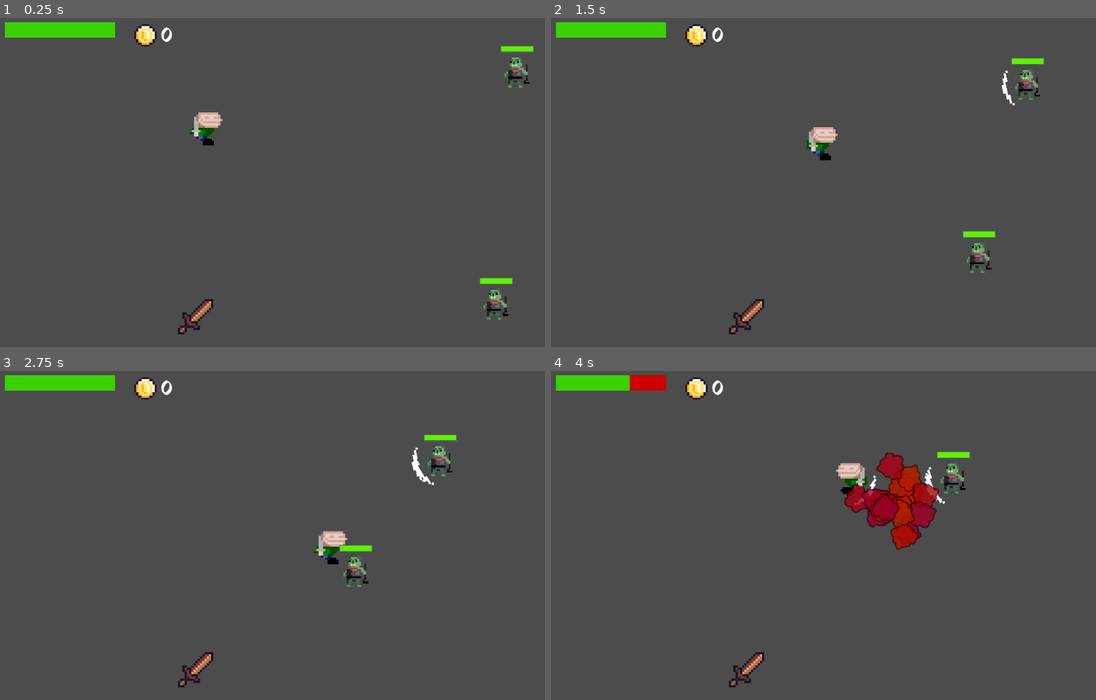
Above: before the commit, frames 1-4 (two rows, left to right).
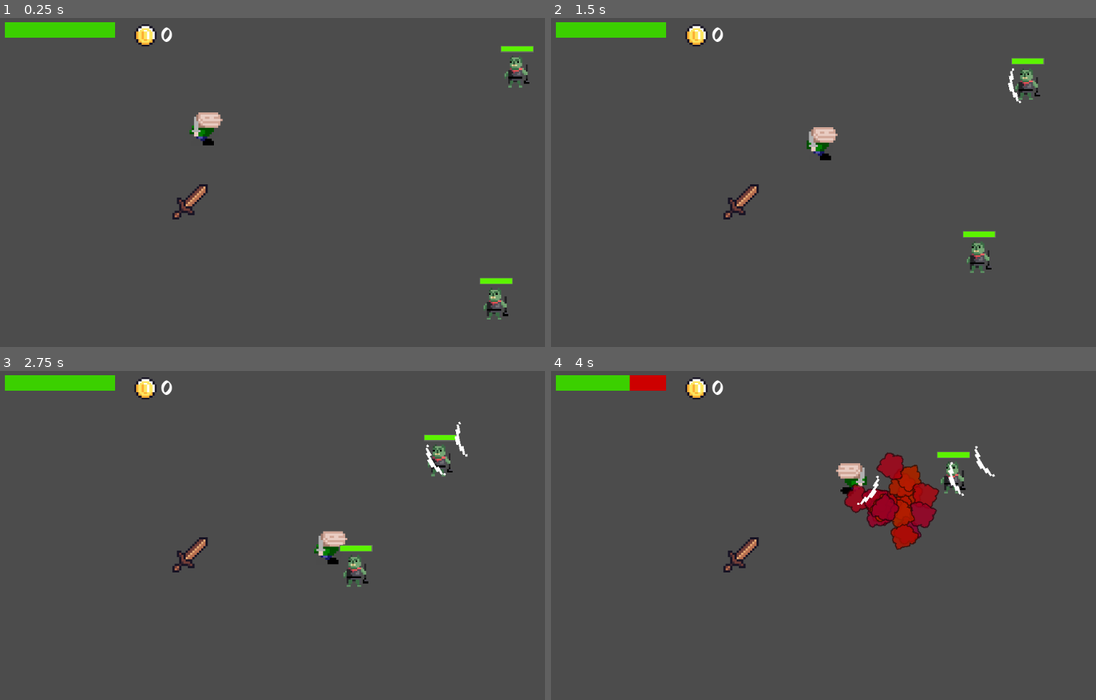
Above: after the commit, the same moments.

Repository: Alexander-Hjelm/journey-through-the-mines
Game: Godot game, scene res://Scenes/MainScene.tscn
Two runs of this game, one before a commit and one after it. Both use one fixed random seed, a clock stepped at 60 frames per second and the inputs below. Before the commit the project has no main scene; this scene is started directly in both runs.
Inputs (mouse positions are in pixels of both pictures, inside the frame that each line leads up to):
- Up to frame 1 (0.25 s): no input
- Up to frame 2 (1.5 s): move the mouse to (954, 166) at 0.52 s; press the mouse at (954, 166) at 0.53 s; hold Right (ui_right) 0.53-1.28 s; move the mouse to (719, 198) at 1.27 s; release the mouse at (719, 198) at 1.28 s; hold Down (ui_down) from 1.28 s (still down); click (719, 198) at 1.35 s
- Up to frame 3 (2.75 s): move the mouse to (337, 463) at 2.02 s; release Down (ui_down) at 2.03 s; press the mouse at (337, 463) at 2.03 s; hold Right (ui_right) from 2.03 s (still down)
- Up to frame 4 (4 s): move the mouse to (807, 601) at 2.77 s; release Right (ui_right) at 2.78 s; release the mouse at (807, 601) at 2.78 s; hold Up (ui_up) 2.78-3.53 s; click (807, 601) at 2.85 s; move the mouse to (1003, 584) at 3.52 s; press the mouse at (1003, 584) at 3.53 s; hold Left (ui_left) from 3.53 s (still down)

The runs differ from the first frame. In frame 1, 0.6% of the frame differs, in the area x 31-40%, y 50-97%; in frame 2, 0.7%; in frame 3, 0.8%; in frame 4, 0.9%, in the area x 31-82%, y 22-97%.

Commit message:
Setup ranged enemy

Diff:
--- a/Scenes/Items/itemContainer.gd
+++ b/Scenes/Items/itemContainer.gd
@@ -53,6 +53,5 @@
 func buy():
 	if Global.player_gold >= cost:
 		Global.player_gold -= cost
-		print(Global.player)
 		_equip_item_to_actor(Global.player)
 		queue_free()
--- a/Scenes/MainScene.tscn
+++ b/Scenes/MainScene.tscn
@@ -35,8 +35,9 @@
 [node name="Control" parent="CanvasLayer" instance=ExtResource( 4 )]
 
 [node name="ItemContainer" parent="." instance=ExtResource( 5 )]
-position = Vector2( -2.19149, 84.9327 )
+position = Vector2( -4.65035, 32.6821 )
 damage = 2.0
+defense_modifier = 0.5
 speed = 20.0
 icon = SubResource( 1 )
 projectile = ExtResource( 7 )
--- /dev/null
+++ b/Scenes/Monsters/DeathParticles.tscn
@@ -0,0 +1,43 @@
+[gd_scene load_steps=7 format=2]
+
+[ext_resource path="res://GFX/Placeholder/FX/BigExploBlobs00000.png" type="Texture" id=1]
+
+[sub_resource type="Gradient" id=5]
+colors = PoolColorArray( 0.699219, 0, 0, 1, 0.686275, 0.133333, 0.133333, 0 )
+
+[sub_resource type="GradientTexture" id=6]
+gradient = SubResource( 5 )
+
+[sub_resource type="Curve" id=7]
+_data = [ Vector2( 0, 0.4758 ), 0.0, 0.0, 0, 0, Vector2( 0.286654, 1 ), -0.453054, -0.453054, 0, 0, Vector2( 1, 0 ), 0.0, 0.0, 0, 0 ]
+
+[sub_resource type="CurveTexture" id=8]
+curve = SubResource( 7 )
+
+[sub_resource type="ParticlesMaterial" id=9]
+emission_shape = 1
+emission_sphere_radius = 1.0
+flag_disable_z = true
+spread = 180.0
+gravity = Vector3( 0, 0, 0 )
+initial_velocity = 100.0
+initial_velocity_random = 1.0
+orbit_velocity = 0.0
+orbit_velocity_random = 0.0
+damping = 40.0
+angle = 360.0
+angle_random = 1.0
+scale = 0.3
+scale_random = 0.01
+scale_curve = SubResource( 8 )
+color_ramp = SubResource( 6 )
+hue_variation = 0.08
+hue_variation_random = 1.0
+
+[node name="DeathParticles" type="Particles2D"]
+emitting = false
+amount = 20
+one_shot = true
+explosiveness = 1.0
+process_material = SubResource( 9 )
+texture = ExtResource( 1 )
--- /dev/null
+++ b/Scenes/Monsters/EnemyAnim.tscn
@@ -0,0 +1,177 @@
+[gd_scene load_steps=9 format=2]
+
+[ext_resource path="res://GFX/Placeholder/FX/BigExploBlobs00000.png" type="Texture" id=1]
+
+[sub_resource type="Animation" id=10]
+resource_name = "death"
+tracks/0/type = "value"
+tracks/0/path = NodePath("anim/DeathParticles:amount")
+tracks/0/interp = 1
+tracks/0/loop_wrap = true
+tracks/0/imported = false
+tracks/0/enabled = true
+tracks/0/keys = {
+"times": PoolRealArray( 0 ),
+"transitions": PoolRealArray( 1 ),
+"update": 1,
+"values": [ 20 ]
+}
+tracks/1/type = "value"
+tracks/1/path = NodePath("anim/DeathParticles:emitting")
+tracks/1/interp = 1
+tracks/1/loop_wrap = true
+tracks/1/imported = false
+tracks/1/enabled = true
+tracks/1/keys = {
+"times": PoolRealArray( 0 ),
+"transitions": PoolRealArray( 1 ),
+"update": 1,
+"values": [ true ]
+}
+tracks/2/type = "value"
+tracks/2/path = NodePath("anim/DeathParticles:process_material:scale")
+tracks/2/interp = 1
+tracks/2/loop_wrap = true
+tracks/2/imported = false
+tracks/2/enabled = true
+tracks/2/keys = {
+"times": PoolRealArray( 0 ),
+"transitions": PoolRealArray( 1 ),
+"update": 0,
+"values": [ 0.3 ]
+}
+tracks/3/type = "method"
+tracks/3/path = NodePath(".")
+tracks/3/interp = 1
+tracks/3/loop_wrap = true
+tracks/3/imported = false
+tracks/3/enabled = true
+tracks/3/keys = {
+"times": PoolRealArray( 1 ),
+"transitions": PoolRealArray( 1 ),
+"values": [ {
+"args": [  ],
+"method": "queue_free"
+} ]
+}
+tracks/4/type = "value"
+tracks/4/path = NodePath("AnimatedSprite:visible")
+tracks/4/interp = 1
+tracks/4/loop_wrap = true
+tracks/4/imported = false
+tracks/4/enabled = true
+tracks/4/keys = {
+"times": PoolRealArray( 0 ),
+"transitions": PoolRealArray( 1 ),
+"update": 1,
+"values": [ false ]
+}
+tracks/5/type = "value"
+tracks/5/path = NodePath("Control:visible")
+tracks/5/interp = 1
+tracks/5/loop_wrap = true
+tracks/5/imported = false
+tracks/5/enabled = true
+tracks/5/keys = {
+"times": PoolRealArray( 0 ),
+"transitions": PoolRealArray( 1 ),
+"update": 1,
+"values": [ false ]
+}
+
+[sub_resource type="Animation" id=11]
+resource_name = "hit"
+tracks/0/type = "value"
+tracks/0/path = NodePath("anim/DeathParticles:emitting")
+tracks/0/interp = 1
+tracks/0/loop_wrap = true
+tracks/0/imported = false
+tracks/0/enabled = true
+tracks/0/keys = {
+"times": PoolRealArray( 0 ),
+"transitions": PoolRealArray( 1 ),
+"update": 1,
+"values": [ true ]
+}
+tracks/1/type = "method"
+tracks/1/path = NodePath("MonsterSFX")
+tracks/1/interp = 1
+tracks/1/loop_wrap = true
+tracks/1/imported = false
+tracks/1/enabled = true
+tracks/1/keys = {
+"times": PoolRealArray( 0 ),
+"transitions": PoolRealArray( 1 ),
+"values": [ {
+"args": [  ],
+"method": "_play_random_sfx"
+} ]
+}
+tracks/2/type = "value"
+tracks/2/path = NodePath("anim/DeathParticles:amount")
+tracks/2/interp = 1
+tracks/2/loop_wrap = true
+tracks/2/imported = false
+tracks/2/enabled = true
+tracks/2/keys = {
+"times": PoolRealArray( 0 ),
+"transitions": PoolRealArray( 1 ),
+"update": 1,
+"values": [ 8 ]
+}
+tracks/3/type = "value"
+tracks/3/path = NodePath("anim/DeathParticles:process_material:scale")
+tracks/3/interp = 1
+tracks/3/loop_wrap = true
+tracks/3/imported = false
+tracks/3/enabled = true
+tracks/3/keys = {
+"times": PoolRealArray( 0 ),
+"transitions": PoolRealArray( 1 ),
+"update": 0,
+"values": [ 0.2 ]
+}
+
+[sub_resource type="Gradient" id=5]
+colors = PoolColorArray( 0.699219, 0, 0, 1, 0.686275, 0.133333, 0.133333, 0 )
+
+[sub_resource type="GradientTexture" id=6]
+gradient = SubResource( 5 )
+
+[sub_resource type="Curve" id=7]
+_data = [ Vector2( 0, 0.4758 ), 0.0, 0.0, 0, 0, Vector2( 0.286654, 1 ), -0.453054, -0.453054, 0, 0, Vector2( 1, 0 ), 0.0, 0.0, 0, 0 ]
+
+[sub_resource type="CurveTexture" id=8]
+curve = SubResource( 7 )
+
+[sub_resource type="ParticlesMaterial" id=9]
+emission_shape = 1
+emission_sphere_radius = 1.0
+flag_disable_z = true
+spread = 180.0
+gravity = Vector3( 0, 0, 0 )
+initial_velocity = 100.0
+initial_velocity_random = 1.0
+orbit_velocity = 0.0
+orbit_velocity_random = 0.0
+damping = 40.0
+angle = 360.0
+angle_random = 1.0
+scale = 0.3
+scale_random = 0.01
+scale_curve = SubResource( 8 )
+color_ramp = SubResource( 6 )
+hue_variation = 0.08
+hue_variation_random = 1.0
+
+[node name="anim" type="AnimationPlayer"]
+anims/death = SubResource( 10 )
+anims/hit = SubResource( 11 )
+
+[node name="DeathParticles" type="Particles2D" parent="."]
+emitting = false
+amount = 20
+one_shot = true
+explosiveness = 1.0
+process_material = SubResource( 9 )
+texture = ExtResource( 1 )
--- a/Scenes/Monsters/EnemyMeleeCharacter.tscn
+++ b/Scenes/Monsters/EnemyMeleeCharacter.tscn
@@ -1,10 +1,10 @@
-[gd_scene load_steps=21 format=2]
+[gd_scene load_steps=16 format=2]
 
 [ext_resource path="res://Scenes/Monsters/EnemyCharacter.gd" type="Script" id=1]
 [ext_resource path="res://Scenes/Projectile/SlashProjectile.tscn" type="PackedScene" id=2]
 [ext_resource path="res://Scenes/Monsters/Goblin/Goblin.png" type="Texture" id=3]
 [ext_resource path="res://Scenes/GUI/HpBar.gd" type="Script" id=4]
-[ext_resource path="res://GFX/Placeholder/FX/BigExploBlobs00000.png" type="Texture" id=5]
+[ext_resource path="res://Scenes/Monsters/DeathParticles.tscn" type="PackedScene" id=5]
 [ext_resource path="res://Scenes/Audio/RandomSFX.tscn" type="PackedScene" id=6]
 [ext_resource path="res://Audio/SFX/Voice/zombie_voice_groan_croak_01.wav" type="AudioStream" id=7]
 [ext_resource path="res://Audio/SFX/Voice/zombie_voice_groan_croak_02.wav" type="AudioStream" id=8]
@@ -41,38 +41,6 @@
 border_width_bottom = 2
 border_color = Color( 0.407843, 0.407843, 0.407843, 1 )
 
-[sub_resource type="Gradient" id=5]
-colors = PoolColorArray( 0.699219, 0, 0, 1, 0.686275, 0.133333, 0.133333, 0 )
-
-[sub_resource type="GradientTexture" id=6]
-gradient = SubResource( 5 )
-
-[sub_resource type="Curve" id=7]
-_data = [ Vector2( 0, 0.4758 ), 0.0, 0.0, 0, 0, Vector2( 0.286654, 1 ), -0.453054, -0.453054, 0, 0, Vector2( 1, 0 ), 0.0, 0.0, 0, 0 ]
-
-[sub_resource type="CurveTexture" id=8]
-curve = SubResource( 7 )
-
-[sub_resource type="ParticlesMaterial" id=9]
-emission_shape = 1
-emission_sphere_radius = 1.0
-flag_disable_z = true
-spread = 180.0
-gravity = Vector3( 0, 0, 0 )
-initial_velocity = 100.0
-initial_velocity_random = 1.0
-orbit_velocity = 0.0
-orbit_velocity_random = 0.0
-damping = 40.0
-angle = 360.0
-angle_random = 1.0
-scale = 0.3
-scale_random = 0.01
-scale_curve = SubResource( 8 )
-color_ramp = SubResource( 6 )
-hue_variation = 0.08
-hue_variation_random = 1.0
-
 [sub_resource type="Animation" id=10]
 resource_name = "death"
 tracks/0/type = "value"
@@ -220,6 +188,7 @@
 animation = "walk"
 
 [node name="Control" type="Control" parent="."]
+editor/display_folded = true
 margin_right = 40.0
 margin_bottom = 40.0
 
@@ -240,13 +209,7 @@
 script = ExtResource( 4 )
 _actor_path = "../.."
 
-[node name="DeathParticles" type="Particles2D" parent="."]
-emitting = false
-amount = 20
-one_shot = true
-explosiveness = 1.0
-process_material = SubResource( 9 )
-texture = ExtResource( 5 )
+[node name="DeathParticles" parent="." instance=ExtResource( 5 )]
 
 [node name="anim" type="AnimationPlayer" parent="."]
 anims/death = SubResource( 10 )
--- a/Scenes/Monsters/EnemyRangedCharacter.tscn
+++ b/Scenes/Monsters/EnemyRangedCharacter.tscn
@@ -1,9 +1,12 @@
-[gd_scene load_steps=9 format=2]
+[gd_scene load_steps=12 format=2]
 
 [ext_resource path="res://Scenes/Monsters/EnemyCharacter.gd" type="Script" id=1]
 [ext_resource path="res://Scenes/Projectile/ArrowProjectile.tscn" type="PackedScene" id=2]
 [ext_resource path="res://Scenes/Monsters/Goblin/Goblin.png" type="Texture" id=3]
 [ext_resource path="res://Scenes/GUI/HpBar.gd" type="Script" id=4]
+[ext_resource path="res://Scenes/Monsters/EnemyAnim.tscn" type="PackedScene" id=5]
+[ext_resource path="res://Scenes/Audio/RandomSFX.tscn" type="PackedScene" id=6]
+[ext_resource path="res://Scenes/Monsters/DeathParticles.tscn" type="PackedScene" id=7]
 
 [sub_resource type="CircleShape2D" id=1]
 
@@ -54,6 +57,7 @@
 animation = "walk"
 
 [node name="Control" type="Control" parent="."]
+editor/display_folded = true
 margin_right = 40.0
 margin_bottom = 40.0
 
@@ -73,3 +77,10 @@
 percent_visible = false
 script = ExtResource( 4 )
 _actor_path = "../.."
+
+[node name="anim" parent="." instance=ExtResource( 5 )]
+
+[node name="MonsterSFX" parent="." instance=ExtResource( 6 )]
+
+[node name="DeathParticles" parent="." instance=ExtResource( 7 )]
+position = Vector2( 2, 0 )
--- a/player/Actor.gd
+++ b/player/Actor.gd
@@ -46,7 +46,7 @@
 	if _boots != null:
 		final_speed += _boots.speed
 
-	set_linear_velocity(speed*Vector2(vx, vy).normalized())
+	set_linear_velocity(final_speed*Vector2(vx, vy).normalized())
 
 	if vx < 0.0:
 		animated_sprite.flip_h = true
@@ -64,8 +64,8 @@
 		else:
 			projectile_instance = projectile.instance()
 
-		add_child(projectile_instance)
-		projectile_instance.position = Vector2.ZERO
+		get_node("..").add_child(projectile_instance)
+		projectile_instance.position = position
 		projectile_instance.look_at(target_pos)
 		projectile_instance.set_tag(tag)
 
--- a/project.godot
+++ b/project.godot
@@ -29,7 +29,7 @@
 "language": "GDScript",
 "path": "res://player/Player.gd"
 }, {
-"base": "Node2D",
+"base": "Reference",
 "class": "Projectile",
 "language": "GDScript",
 "path": "res://Scenes/Projectile/Projectile.gd"
@@ -57,36 +57,12 @@
 [application]
 
 config/name="journey-through-the-mines"
-run/main_scene="res://MainScene.tscn"
+run/main_scene="res://Scenes/MainScene.tscn"
 config/icon="res://icon.png"
 
 [autoload]
 
 Global="*res://Global.gd"
-SceneChanger="*res://Scenes/Utilities/SceneChanger.tscn"
-
-[importer_defaults]
-
-texture={
-"compress/bptc_ldr": 0,
-"compress/hdr_mode": 0,
-"compress/lossy_quality": 0.7,
-"compress/mode": 0,
-"compress/normal_map": 0,
-"detect_3d": false,
-"flags/anisotropic": false,
-"flags/filter": false,
-"flags/mipmaps": false,
-"flags/repeat": 0,
-"flags/srgb": 2,
-"process/HDR_as_SRGB": false,
-"process/fix_alpha_border": true,
-"process/invert_color": false,
-"process/premult_alpha": false,
-"size_limit": 0,
-"stream": false,
-"svg/scale": 1.0
-}
 
 [input]
 
@@ -96,13 +72,6 @@
  ]
 }
 
-[layer_names]
-
-2d_physics/layer_1="Terrain"
-2d_physics/layer_2="Player"
-2d_physics/layer_3="Enemy"
-2d_physics/layer_5="Interaction"
-
 [rendering]
 
 environment/default_environment="res://default_env.tres"
